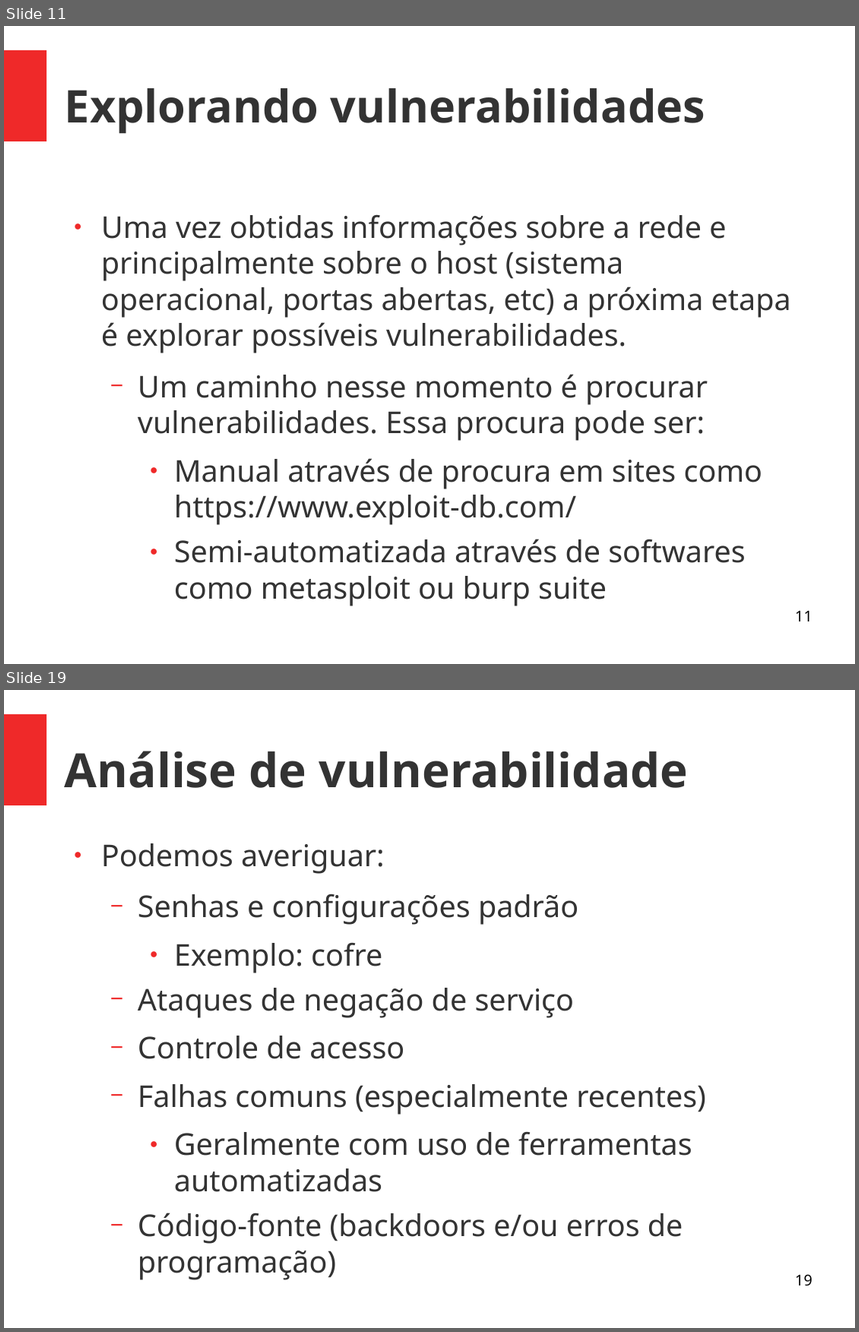
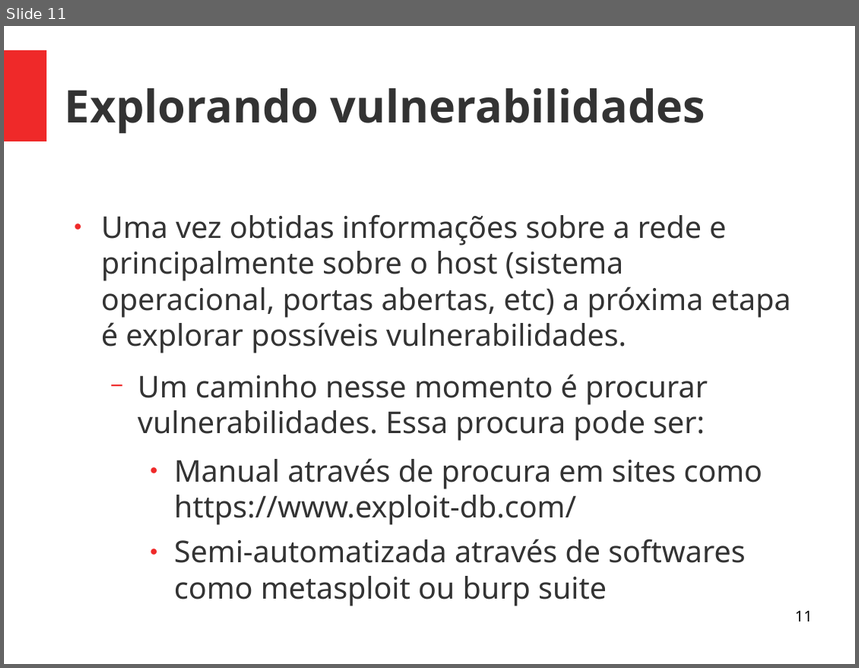
Before and after one commit to viniciusalveshax/aulas, a slide deck: adm-seg-redes/14-pentest2/14-pentest2.odp. Shown one above the other, each under a label of ours: slides 11 and 19 before the commit, slide 11 after it; the slides between them are not shown. The pictures are 859x1332 and 859x668 pixels, drawn with LibreOffice and Linux fonts; fonts in the diff are those of the drawing. Boxes give left, top, right and bottom in pixels: in the first picture for what was removed or moved away, otherwise in the second. Text is boxed around its words. In the diff, an @@ line names an element or a change of style, - is before the commit and + after.

```diff
--- a/adm-seg-redes/14-pentest2/14-pentest2.odp
+++ b/adm-seg-redes/14-pentest2/14-pentest2.odp
@@ slide 19 removed at <box>4,690,855,1328</box>, background #FFFFFF; not listed: 1 template element that a slide beside it also shows @@
@@ title removed at <box>65,751,689,788</box> @@
-Análise de vulnerabilidade
@@ text removed at <box>101,844,706,1281</box> @@
-● Podemos averiguar:
-  − Senhas e configurações padrão
-    ● Exemplo: cofre
-  − Ataques de negação de serviço
-  − Controle de acesso
-  − Falhas comuns (especialmente recentes)
-    ● Geralmente com uso de ferramentas automatizadas
-  − Código-fonte (backdoors e/ou erros de programação)
@@ page number removed at <box>795,1274,813,1287</box> @@
-19
```
Also in this commit, not shown: 2 slides changed, 10 other slides removed, 1 other file.
